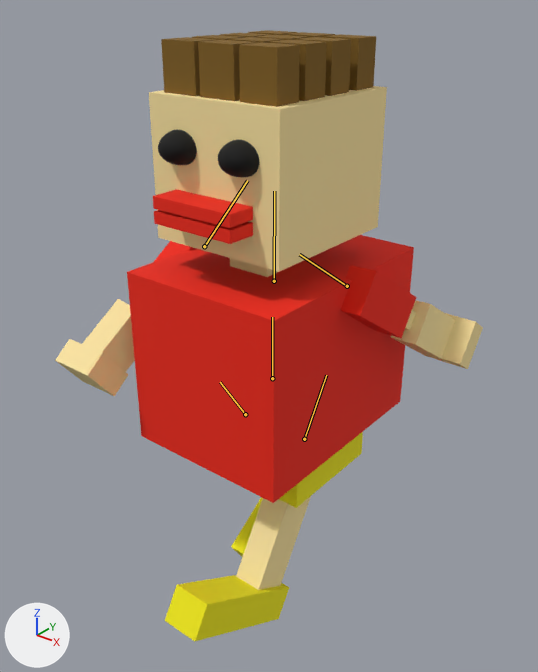
A saved change to the FBX model GameTemplate/Game/Assets/modelData/Children/kodomo.fbx.
One viewpoint serves both versions: a 50 mm camera at (0.851, -1.08, 1.264) aimed at (-0.002, -0.014, 0.604). Every picture has the same lights, and +X, +Y and +Z are marked at lower left. Both versions are drawn at frame 31 of the action 'Take 001'; the numbers are the values there. The bones that bend it are drawn over the model as lines.
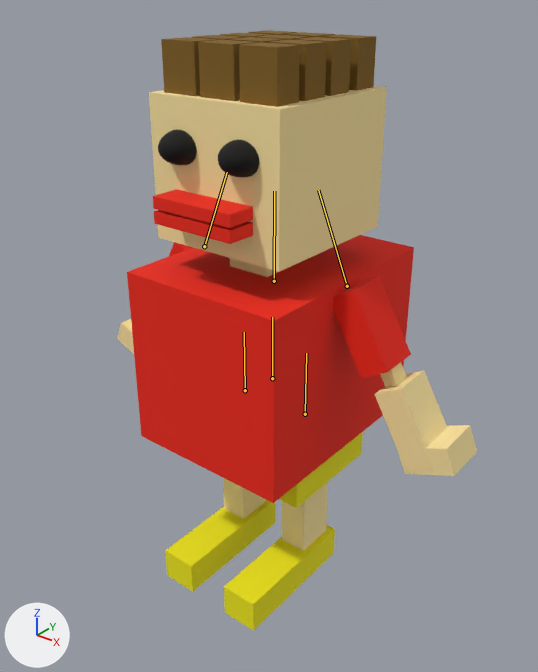
The change in detail:
Bone 'migikata' (bone_migikata) turns from (56, 0, 0) to (1, 0, 22) degrees about its own x, y and z.
Bone 'hidarikata' (bone_hidarikata) turns from (-51, 0, 0) to (0, 0, -22) degrees about its own x, y and z.
Bone 'migiasi' (bone_migiasi) moves from (0.0, 0.0, 0.0) to (0.0, 2.4, 0.0).
Bone 'migiasi' (bone_migiasi) turns from (-31, 0, 0) to (0, 0, 0) degrees about its own x, y and z.
Bone 'hidariasi' (bone_hidariasi) moves from (0.0, 0.0, 0.0) to (0.0, 2.4, 0.0).
Bone 'hidariasi' (bone_hidariasi) turns from (34, 0, 0) to (0, 0, 0) degrees about its own x, y and z.

Location of each change, [x1, y1, x2, y2] in pixels of the pictures (538 x 672 px):
'Box044', posed (10% narrower, 60% taller): before [165, 575, 289, 641]; after [224, 525, 335, 631]
'Box049', posed (12% wider, 59% taller): before [391, 300, 455, 363]; after [375, 370, 447, 471]
'Box048', posed (39% taller): before [341, 265, 417, 338]; after [333, 276, 411, 378]
'Box042', posed: before [236, 496, 311, 590]; after [282, 482, 328, 551]
'Box043', posed: before [231, 497, 263, 557]; after [165, 500, 276, 592]
'Box052', posed: before [424, 313, 483, 369]; after [399, 425, 477, 476]
'Box046', posed: before [69, 299, 135, 372]; after [127, 333, 134, 350]
'Box051', posed: before [55, 339, 128, 396]; after [117, 319, 134, 354]
'Box040', posed (not visible before): after [223, 478, 267, 519]
'Box050', posed: before [405, 311, 416, 330]; after [380, 362, 407, 388]
'Box045', posed: before [154, 241, 197, 262]; after [169, 242, 193, 256]
bone 'migikata', root to tip: before (347, 286) to (299, 254); after (347, 286) to (318, 190)
bone 'hidarikata', root to tip: before (204, 246) to (247, 180); after (204, 246) to (227, 172)
bone 'migiasi', root to tip: before (304, 439) to (326, 375); after (305, 414) to (306, 353)
bone 'hidariasi', root to tip: before (245, 414) to (220, 382); after (245, 390) to (244, 332)
